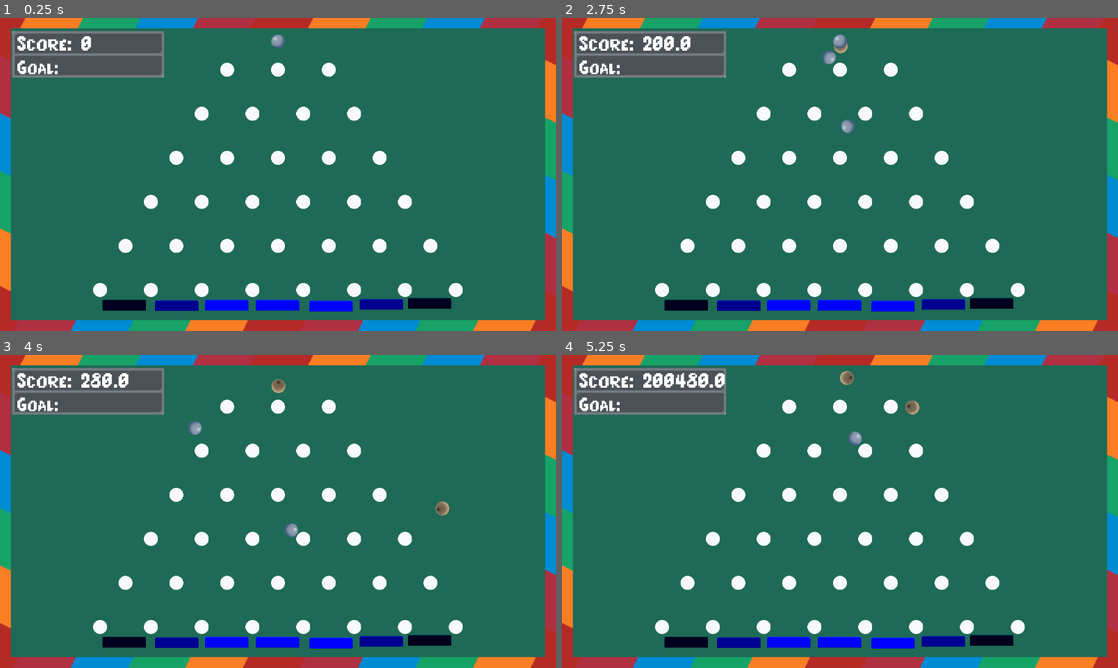
Above: before the commit, frames 1-4 (two rows, left to right).
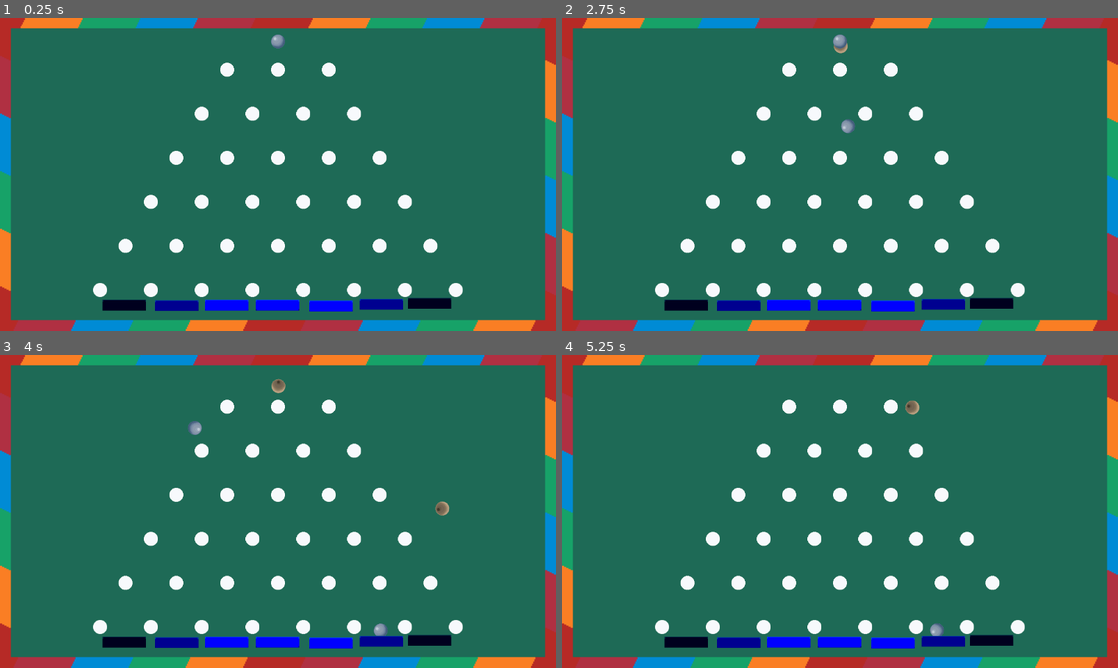
Above: after the commit, the same moments.

Repository: FiCeHo/Plink-go
Game: Godot game, scene res://game.tscn
Same seed, same stepped clock (60 frames per second), same inputs: the game is played once before the commit and once after it. This scene is started directly instead of the project's main scene.
Inputs (mouse positions are in pixels of both pictures, inside the frame that each line leads up to):
- Up to frame 1 (0.25 s): no input
- Up to frame 2 (2.75 s): tap Enter at 0.5 s; move the mouse to (962, 158) at 0.52 s; click (962, 158) at 0.67 s; move the mouse to (728, 190) at 1.27 s; click (728, 190) at 1.42 s; move the mouse to (895, 105) at 2.02 s; click (895, 105) at 2.17 s
- Up to frame 3 (4 s): move the mouse to (250, 574) at 2.77 s; click (250, 574) at 2.92 s; move the mouse to (444, 558) at 3.52 s; click (444, 558) at 3.67 s
- Up to frame 4 (5.25 s): move the mouse to (673, 464) at 4.27 s; click (673, 464) at 4.42 s; move the mouse to (867, 511) at 5.02 s; click (867, 511) at 5.17 s

The runs differ from the first frame. In frame 1, 4.1% of the frame differs, in the area x 2-30%, y 4-20%; in frame 2, 4.2%; in frame 3, 4.2%; in frame 4, 4.3%, in the area x 2-69%, y 4-90%.
Error after the commit: Cannot call method 'call' on a null value. (res://player.gd:25)

Commit message:
whatever

Diff:
--- a/plink-go!/game.tscn
+++ b/plink-go!/game.tscn
@@ -1,11 +1,10 @@
-[gd_scene load_steps=10 format=3 uid="uid://ddyy5w7ux36uw"]
+[gd_scene load_steps=9 format=3 uid="uid://ddyy5w7ux36uw"]
 
 [ext_resource type="PackedScene" uid="uid://ki6r087tju3x" path="res://pin.tscn" id="1_e2o6t"]
 [ext_resource type="Script" uid="uid://cmlphfg306x4b" path="res://game.gd" id="1_feb5d"]
 [ext_resource type="PackedScene" uid="uid://cpkx3tyqn2kuw" path="res://player.tscn" id="2_feb5d"]
-[ext_resource type="PackedScene" uid="uid://cbf1bg60e4jj2" path="res://ui.tscn" id="3_7jktm"]
 [ext_resource type="PackedScene" uid="uid://b8ub6d2h0c25i" path="res://nigga_player.tscn" id="3_ryrav"]
-[ext_resource type="PackedScene" uid="uid://dch2epmlvus3h" path="res://multiplier.tscn" id="5_ryrav"]
+[ext_resource type="PackedScene" path="res://multiplier.tscn" id="5_ryrav"]
 [ext_resource type="Texture2D" uid="uid://c2ep4ulm4ss2v" path="res://bckgr.png" id="7_eow3j"]
 
 [sub_resource type="StyleBoxTexture" id="StyleBoxTexture_j5wjh"]
@@ -38,7 +37,17 @@
 position = Vector2(640, 360)
 shape = SubResource("RectangleShape2D_e2o6t")
 
-[node name="UI" parent="." instance=ExtResource("3_7jktm")]
+[node name="UI" parent="."]
+_import_path = NodePath("")
+unique_name_in_owner = false
+process_mode = 0
+process_priority = 0
+process_physics_priority = 0
+process_thread_group = 0
+physics_interpolation_mode = 0
+auto_translate_mode = 0
+editor_description = ""
+script = null
 
 [node name="Game" type="CanvasLayer" parent="."]
 
@@ -172,7 +181,6 @@
 
 [node name="Multiplier4" parent="Game/Container" instance=ExtResource("5_ryrav")]
 position = Vector2(510, 559)
-multiplier = 0.0
 
 [node name="Multiplier5" parent="Game/Container" instance=ExtResource("5_ryrav")]
 position = Vector2(633, 561)
--- /dev/null
+++ b/plink-go!/hud.tscn
@@ -0,0 +1,21 @@
+[gd_scene load_steps=3 format=3 uid="uid://mtwo3o0ifnxx"]
+
+[ext_resource type="Script" path="res://hud.gd" id="1_37p78"]
+[ext_resource type="Script" path="res://score.gd" id="2_64ctp"]
+
+[node name="HUD" type="CanvasLayer"]
+script = ExtResource("1_37p78")
+
+[node name="Score" type="Label" parent="."]
+anchors_preset = 5
+anchor_left = 0.5
+anchor_right = 0.5
+offset_left = -92.0
+offset_right = 159.0
+offset_bottom = 85.0
+grow_horizontal = 2
+theme_override_font_sizes/font_size = 47
+text = "0"
+horizontal_alignment = 1
+vertical_alignment = 1
+script = ExtResource("2_64ctp")
